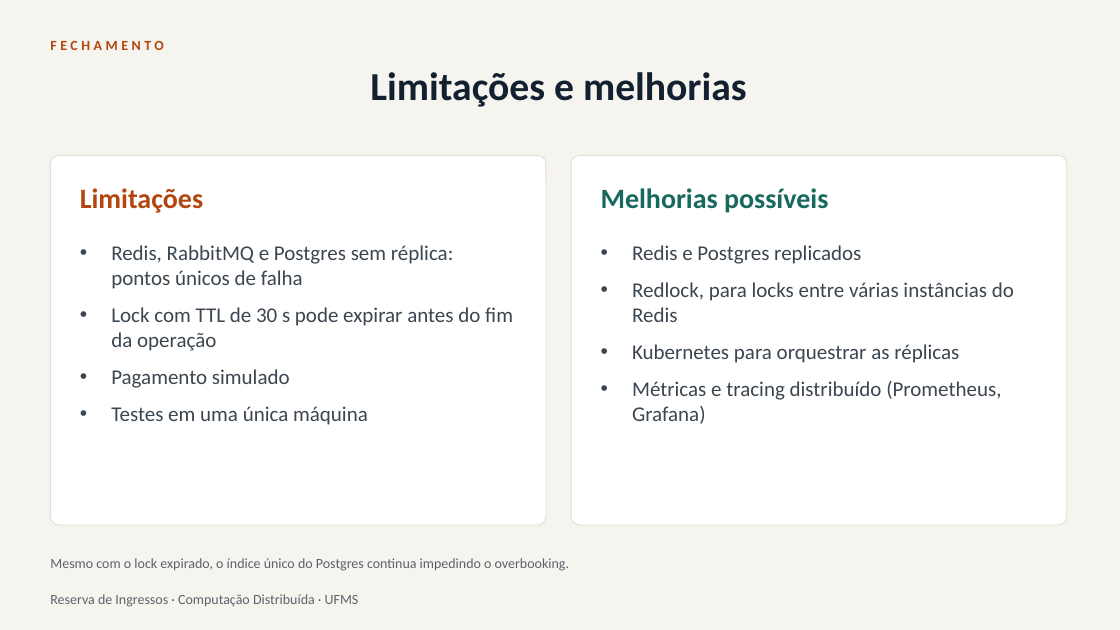
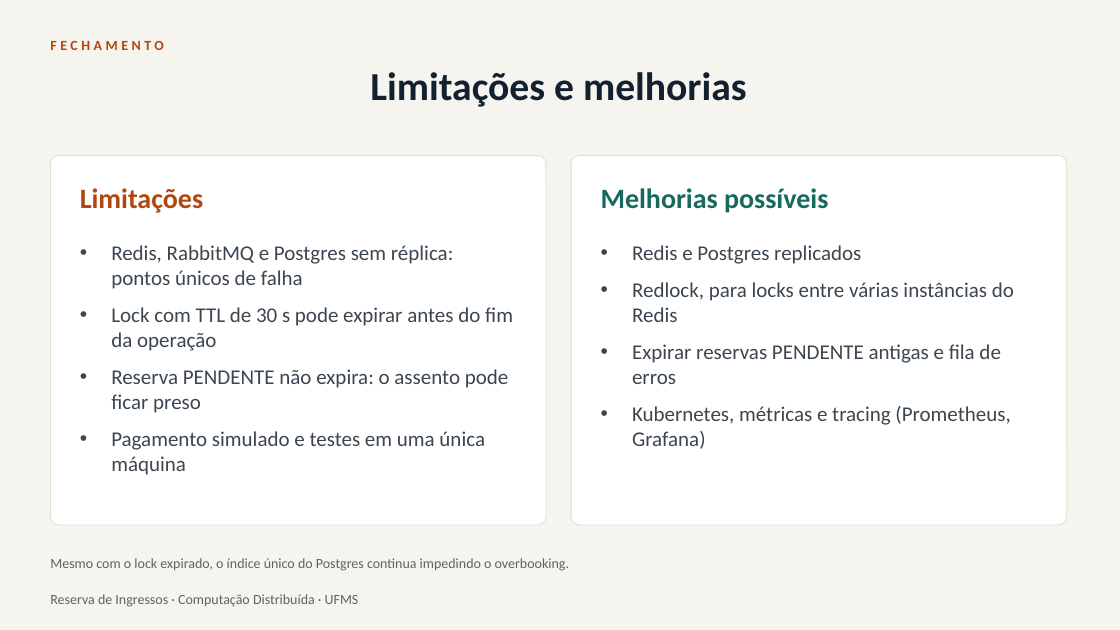
Before and after one commit to eliassilva21dt-tech/reserva-de-ingressos, a slide deck: slide 15 of docs/apresentacao.pptx (slide 14 before the commit). Drawn at 1120x630 pixels with LibreOffice and Linux fonts; fonts in the diff are those of the drawing. Boxes give left, top, right and bottom in pixels: in the first picture for what was removed or moved away, otherwise in the second. Text is boxed around its words. In the diff, an @@ line names an element or a change of style, - is before the commit and + after.

```diff
--- a/docs/apresentacao.pptx
+++ b/docs/apresentacao.pptx
@@ text at [632,344,1010,449]: text changed @@
-• Kubernetes para orquestrar as réplicas
-• Métricas e tracing distribuído (Prometheus, Grafana)
+• Expirar reservas PENDENTE antigas e fila de erros
+• Kubernetes, métricas e tracing (Prometheus, Grafana)
@@ text at [111,369,509,475]: text changed @@
-• Pagamento simulado
-• Testes em uma única máquina
+• Reserva PENDENTE não expira: o assento pode ficar preso
+• Pagamento simulado e testes em uma única máquina
```
Also in this commit, not shown: 1 slide added, 9 other files.
